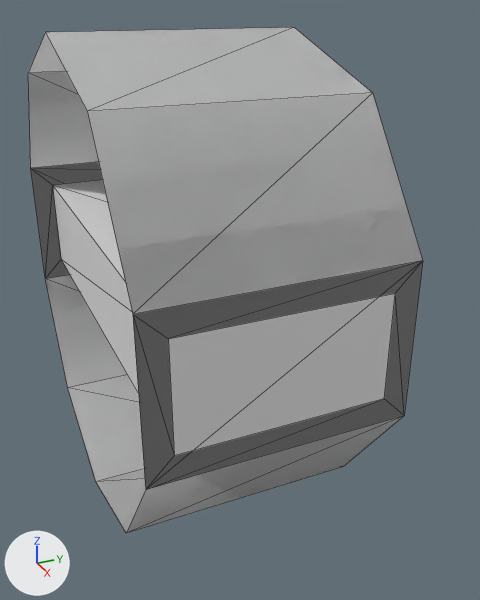
An edit to the glTF model assets/CylinderSegs.glb, drawn before and after from the same camera.
The view is the same before and after, from a camera (50 mm lens) standing at (2.6, -1.41, 1.12) and looking at (0.24, -0.35, -0.06). The axes (+X, +Y, +Z) are drawn at lower left. The lights are the same throughout. The picture after the commit comes second. Mesh edges are drawn as thin lines.

The first picture shows 'CylinderSeg', 'CylinderSegWithTunnel'.
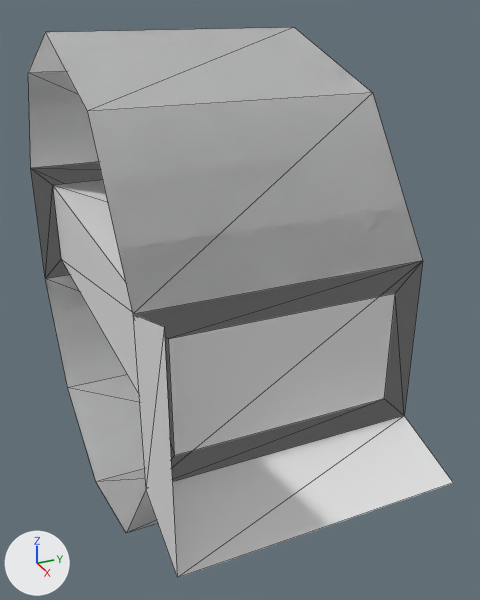
Edits to the bpy script that builds the scene:
```text
Add me_cylinder_004:
    me_cylinder_004.from_pydata([(0.951, -1.0, 0.309), (1.242, -1.0, 0.404), (0.951, -1.0, -0.309), (1.242, -1.0, -0.404)], [], [(1, 3, 2), (1, 2, 0)])
Add me_cylinder_002:
    me_cylinder_002.from_pydata([(0.951, 0.0, -0.309), (0.951, -1.0, -0.309), (1.242, 0.0, -0.404), (1.242, -1.0, -0.404)], [], [(3, 1, 0), (3, 0, 2)])
Add ob_horizontalwall:
    ob_horizontalwall = bpy.data.objects.new('HorizontalWall', me_cylinder_004)
    ob_horizontalwall.location = (0.0, 0.0, 0.0)
Add ob_verticalwall:
    ob_verticalwall = bpy.data.objects.new('VerticalWall', me_cylinder_002)
    ob_verticalwall.location = (0.0, 0.0, 0.0)
```

Boxes (x1, y1, x2, y2) around the edits, measured in the pictures (480 x 600 px):
'VerticalWall', added
    after: (172, 416, 453, 578)
'HorizontalWall', added
    after: (133, 314, 177, 575)
